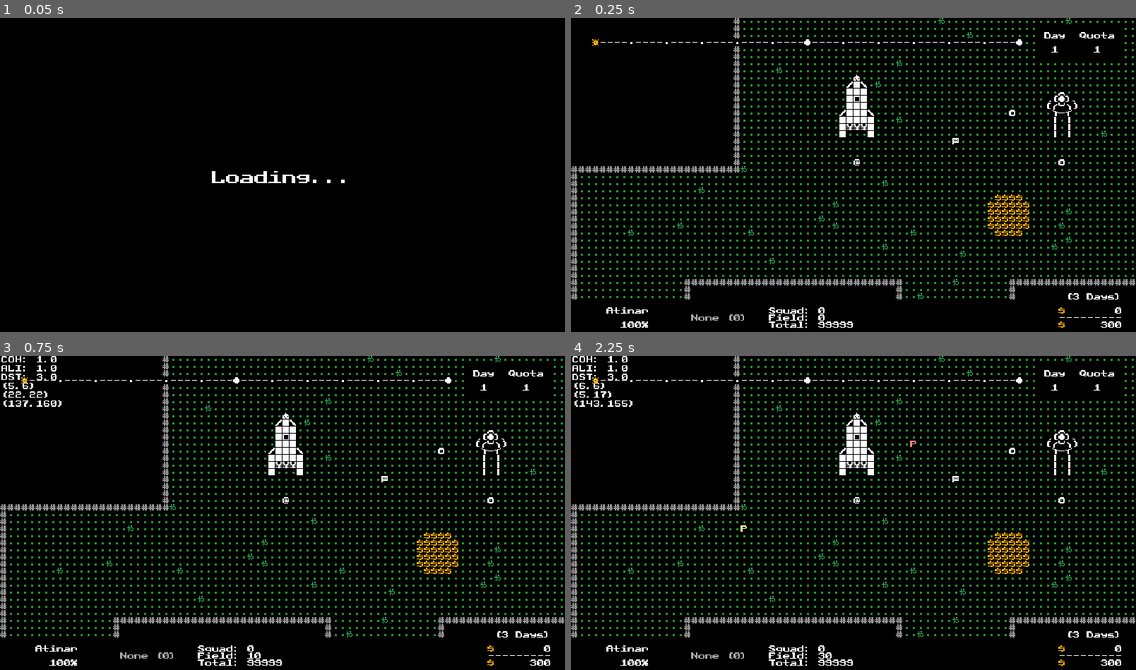
Above: before the commit, frames 1-4 (two rows, left to right).
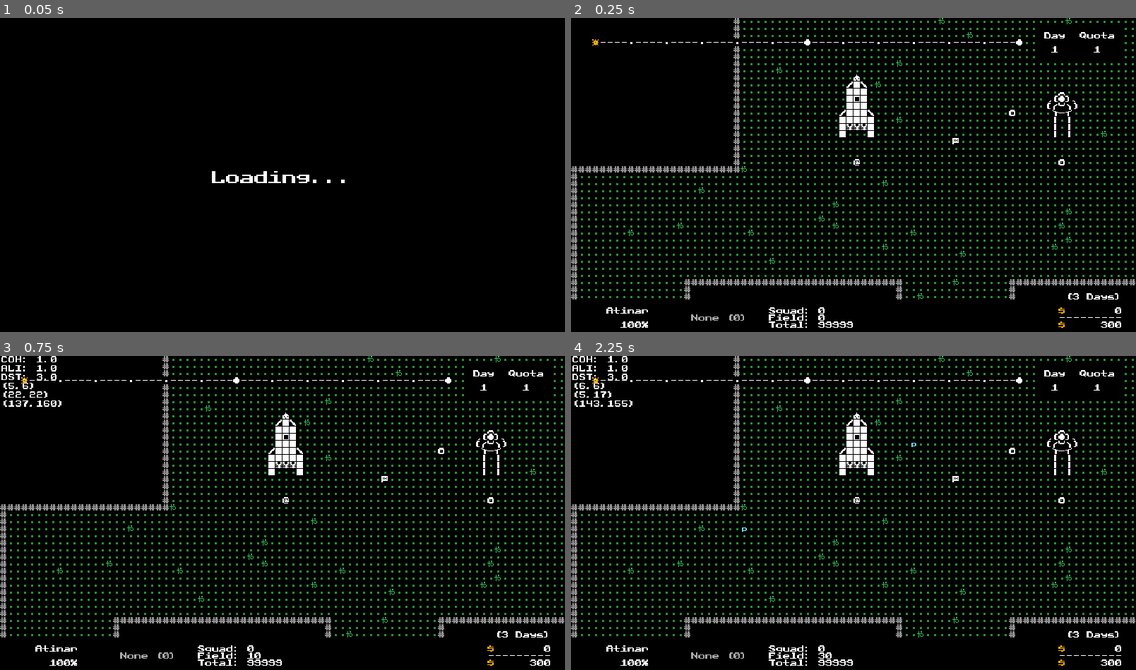
Above: after the commit, the same moments.

Repository: w00tyd00d/Roguemin
Game: Godot game, scene res://prefabs/main.tscn
Same seed, same stepped clock (60 frames per second), same inputs: the game is played once before the commit and once after it.
Inputs (mouse positions are in pixels of both pictures, inside the frame that each line leads up to):
- Up to frame 1 (0.05 s): no input
- Up to frame 2 (0.25 s): no input
- Up to frame 3 (0.75 s): tap Enter (c_confirm) at 0.5 s; drag from (282, 497) to (339, 443) at 0.52 s
- Up to frame 4 (2.25 s): tap Enter (c_confirm) at 1.25, 2 s; drag from (740, 531) to (825, 578) at 1.27 s; move the mouse to (910, 443) at 2.02 s; hold E (c_cycle_right) from 2.03 s (still down); hold Right mouse button (d_right_click) from 2.03 s (still down); tap Z (c_camera) at 2.1 s; click (910, 443) at 2.17 s

Frame 1 is identical in both runs. In frame 2, 0.4% of the frame differs, in the area x 73-82%, y 56-70%; in frame 3, 0.4%; in frame 4, 0.5%, in the area x 30-82%, y 26-70%.
Error after the commit: Parse Error: Cannot infer the type of "vpos" variable because the value doesn't have a set type. (res://scripts/entities/enemy.gd:163)

Commit message:
SpottyRed AI now implemented

Diff:
--- a/prefabs/entities/spotty_red.tscn
+++ b/prefabs/entities/spotty_red.tscn
@@ -6,9 +6,9 @@
 [node name="SpottyRed" instance=ExtResource("1_py6cd")]
 tile_map_data = PackedByteArray("AAAAAAMAAAACAAEAAQAAAAQAAAATAAEAAQABAAIAAAACAAEAAQABAAMAAAACAAEAAgABAAQAAAATAAEAAQACAA …(1136 unchanged characters)…
 script = ExtResource("2_ua3uv")
-sight_range = 8
-wander_distance = 15
-attack_range = 4
+sight_range = 30
+wander_distance = 40
+attack_range = 3
 attack_damage = 15
 maximum_health = 1000
 
--- a/scripts/attack_indicator.gd
+++ b/scripts/attack_indicator.gd
@@ -74,7 +74,7 @@
 func _set_attack_position(pos: Vector2i) -> void:
     set_glyph(pos, Glyph.ATTACK_FG)
     set_background(pos, Glyph.ATTACK_BG)
-    targeted_positions.append(pos)
+    targeted_positions.append(pos + grid_position)
 
 
 func _set_area(circle := false) -> void:
--- a/scripts/enemy_fov.gd
+++ b/scripts/enemy_fov.gd
@@ -109,6 +109,10 @@
     _view_positions[dir].append(pos)
 
 
+func get_view_positions(dir: Direction) -> Array:
+    return _view_positions[dir]
+
+
 func can_see(ent: Entity) -> bool:
     return all_targets.has(ent.grid_position)
 
@@ -122,9 +126,9 @@
     var oct2 : Array = _fovs[entity.facing][1]
     var hist := {}
 
-    for pos in _view_positions[entity.facing]:
-        _compute_octant(oct1, pos, hist)
-        _compute_octant(oct2, pos, hist)
+    for pos: Vector2i in _view_positions[entity.facing]:
+        _compute_octant(oct1, entity.grid_position + pos, hist)
+        _compute_octant(oct2, entity.grid_position + pos, hist)
 
 
 # Compute all visibile cells for one octant of the viewpoint.
--- a/scripts/entities/enemy.gd
+++ b/scripts/entities/enemy.gd
@@ -1,6 +1,12 @@
 class_name Enemy extends MultiTileEntity
 
 ## Base class for all enemies in-game
+
+## The signal fired when the enemy's health changed
+signal health_changed
+
+## The signal fired when the enemy rotates their FOV
+signal facing_changed
 
 ## The type of FOV encoding the enemy will use to assign their view positions
 @export var fov_type : Type.EnemyFov
@@ -24,13 +30,16 @@
         current_health = n
 
 ## The amount of health the enemy currently has.
-var current_health : int
+var current_health : int :
+    set(n):
+        current_health = n
+        health_changed.emit()
 
 ## The current entity the enemy is targeting.
 var target_entity : Entity
 
 ## The current tile the enemy is about to attack.
-var target_tile : Tile : set = prepare_attack
+var target_tile : Tile
 
 ## The dictionary of units that are currently on top of the entity.
 var riding_units := {}
@@ -39,9 +48,9 @@
 var facing : Direction :
     set(dir):
         facing = dir
-        # NOTE: At the moment, we assume all enemies are circular
-        var center := center_from_pos(grid_position + facing.vector)
-        eye_position = center + Vector2i(facing.normalized * radius)
+        _update_eye_position()
+        facing_changed.emit()
+
 
 ## The current cached grid position of the enemy's eyes.
 var eye_position : Vector2i
@@ -103,8 +112,6 @@
 
 func die() -> void:
     buck_units()
-    # Change to death frame
-    # state = State.DEAD
     brain.die()
 
 
@@ -150,9 +157,20 @@
     return null
 
 
+func can_attack(pos: Vector2i, radial := false) -> bool:
+    var limit := attack_range * attack_range if radial else attack_range
+    for dpos in fov.get_view_positions(facing):
+        var vpos := grid_position + dpos
+        if World.distance(vpos, pos, radial, true) <= limit:
+            return true
+    return false
+
+
 func prepare_attack(tile: Tile) -> void:
     target_tile = tile
     attack_indicator.target_tile(tile)
+    # We compensate energy equivalent to 1 step to ensure that target is seen
+    #brain.energy -= STEP_COST
 
 
 func attack_target() -> void:
@@ -172,46 +190,21 @@
     return center_from_pos(grid_position + facing.vector)
 
 
-# func _set_attack_position(pos: Vector2i) -> void:
-#     var dest := pos - grid_position
-#     attack_indicator.grid_position = dest
-
-
-# func _get_attack_position() -> Vector2i:
-#    return attack_indicator.grid_position + grid_position
-
-
-# func _get_attack_area(attack_area: DualMapLayer) -> Array[Tile]:
-#     var res : Array[Tile] = []
-#     for pos in attack_area.get_used_cells():
-#         var apos := _get_attack_position()
-#         res.append(world.get_tile(pos + apos))
-
-#     return res
-
-
-# func _target_in_attack_range() -> bool:
-#     if not target_entity: return false
-#     var dist := grid_position.distance_to(target_entity.grid_position)
-#     return dist <= attack_range + radius
-
-
-# func _check_next_to() -> bool:
-#     if riding_units.size() > 0:
-#         return true
-
-#     for tile in get_all_latch_tiles():
-#         if tile.has_player or tile.has_units:
-#             return true
-
-#     return false
-
-
 func _set_grid_position(pos: Vector2i) -> void:
+    var has_init := position != Vector2()
+
     super(pos)
+
+    if has_init:
+        _update_eye_position()
+
     if quick_info:
         quick_info.grid_position = pos
 
+
+func _update_eye_position() -> void:
+    # NOTE: At the moment, we assume all enemies are circular
+    eye_position = center_from_facing() + Vector2i(facing.normalized * radius)
 
 
 func _assign_view_positions():
--- a/scripts/entities/entity.gd
+++ b/scripts/entities/entity.gd
@@ -1,6 +1,8 @@
 class_name Entity extends DualMapLayer
 
 ## The base class for all entities in the game.
+
+const STEP_COST := Globals.DEFAULT_TURN_COST
 
 var RNG : RandomNumberGenerator :
     get: return GameState.RNG
@@ -34,8 +36,8 @@
 
 # ## The value of time the entity has been synced up to.
 var time : int :
-    set(n): brain.time = n
-    get: return brain.time
+    set(n): if brain: brain.time = n
+    get: return brain.time if brain else 0
 
 # ## The amount of energy points the entity has accumulated.
 # var action_energy := 0
@@ -46,7 +48,7 @@
 
 ## Flag for signaling if the entity can act on this turn.
 var can_act : bool :
-    get: return brain.can_act
+    get: return brain.can_act if brain else true
 
 ## Dictionary of immunities the entity has.
 var _immunities := {}
--- a/scripts/entities/multi_tile_entity.gd
+++ b/scripts/entities/multi_tile_entity.gd
@@ -218,8 +218,7 @@
     # FOR NOW, WE ASSUME ALL RECTS ARE SQUARES
     var size := get_used_rect().size
 
-    @warning_ignore("integer_division")
-    radius = size.x / 2 - 1
+    radius = ceili(size.x / 2.0) - 2
     _is_even = size.x % 2 == 0
 
     _handle_latch_points()
--- a/scripts/entities/spotty_red.gd
+++ b/scripts/entities/spotty_red.gd
@@ -1,6 +1,11 @@
 class_name SpottyRed extends Enemy
 
 ## The most iconic main enemy of the franchise.
+
+const MOVE_SPEED := STEP_COST * 3
+const ROTATE_SPEED := STEP_COST * 2
+const ATTACK_SPEED := STEP_COST * 2
+
 
 static func create() -> SpottyRed:
     return preload("uid://623fckoivhv6").instantiate()
@@ -17,9 +22,5 @@
 
 
 func move_towards(target: Tile) -> bool:
-    var res := super(target)
-
-    if res:
-        turn_towards(target.grid_position)
-
-    return res
+    turn_towards(target.grid_position)
+    return super(target)
--- a/scripts/lib/direction.gd
+++ b/scripts/lib/direction.gd
@@ -117,8 +117,14 @@
     if from_dir == to_dir: return from_dir
 
     var size := ALL_VECTORS.size()
-    var right := (to_dir._index - from_dir._index) % size
-    var left := (from_dir._index - to_dir._index) % size
+    var fidx := from_dir._index
+    var tidx := to_dir._index
+
+    var rdest := tidx + size if fidx > tidx else tidx
+    var lstart := fidx + size if fidx < tidx else fidx
+
+    var right := rdest - fidx
+    var left := lstart - tidx
 
     var rot: int
 
--- a/scripts/quick_info.gd
+++ b/scripts/quick_info.gd
@@ -18,13 +18,15 @@
 func _ready() -> void:
     hide()
     GameState.display_quick_info.connect(func(val: bool):
-        print("Woo!")
         if val:
             update()
             show()
             return
         hide()
     )
+
+    enemy.health_changed.connect(_update_health)
+    enemy.facing_changed.connect(_update_direction)
 
 
 func update():
--- a/scripts/states/brain.gd
+++ b/scripts/states/brain.gd
@@ -42,8 +42,8 @@
 
 
 ## Returns the name of the current state.
-func get_state_name() -> String:
-    return state.name
+# func get_state_name() -> String:
+#     return state.name
 
 
 ## Resets [member time] and [member energy] back to 0.
@@ -119,10 +119,10 @@
 func _handle_action() -> bool:
     var res := state.do_action(entity)
 
+    if res.successful or res.energy >= 0:
+        state.use_energy(entity, res.energy)
+
     if res.state != -1:
         change_state(res.state)
 
-    if res.successful or res.energy >= 0:
-        state.use_energy(entity, res.energy)
-
     return res.successful
--- a/scripts/states/spotty_red/spotty_red_attack.gd
+++ b/scripts/states/spotty_red/spotty_red_attack.gd
@@ -16,17 +16,7 @@
 
 # Changes what the cost of the action will be
 func get_cost(_ent: Entity) -> int:
-    return DEFAULT_COST * 2
-
-
-# Changes the rules for when the entity can act
-# func can_act(ent: Entity) -> bool:
-#     return super(ent)
-
-
-# # Changes how energy is consumed from the entity
-# func use_energy(ent: Entity, override := -1) -> void:
-#     super(ent, override)
+    return SpottyRed.ATTACK_SPEED
 
 
 func do_action(_ent: Entity) -> ActionResult:
@@ -44,8 +34,3 @@
             return result(true).new_state(States.SpottyRed.CHASE)
 
     return result(true).new_state(States.SpottyRed.RETURN)
-
-
-# Called when leaving the state
-# func exit(ent: Entity) -> void:
-#     super(ent)
--- a/scripts/states/spotty_red/spotty_red_chase.gd
+++ b/scripts/states/spotty_red/spotty_red_chase.gd
@@ -1,6 +1,4 @@
 class_name SpottyRedChase extends State
-
-const ROTATE_COST := DEFAULT_COST
 
 
 func _init():
@@ -18,7 +16,7 @@
 
 # Changes what the cost of the action will be
 func get_cost(_ent: Entity) -> int:
-    return DEFAULT_COST * 2
+    return SpottyRed.MOVE_SPEED
 
 
 func do_action(_ent: Entity) -> ActionResult:
@@ -41,21 +39,14 @@
     # If target not in fov, rotate towards them.
     if not ent.fov.can_see(tar):
         ent.turn_towards(ent.target_entity.grid_position)
-        return result(true, ROTATE_COST)
-
-    var tar_dist := World.distance(ent.grid_position, tar.grid_position, true)
+        return result(true, SpottyRed.ROTATE_SPEED)
 
     # If target within attack range, we attack.
-    if tar_dist <= ent.attack_range:
+    if ent.can_attack(tar.grid_position, true):
         ent.prepare_attack(tar.current_tile)
-        result(true).new_state(States.SpottyRed.ATTACK)
+        return result(true).new_state(States.SpottyRed.ATTACK)
 
     return result(ent.move_towards(tar.current_tile))
-
-
-# Called when leaving the state
-# func exit(ent: Entity) -> void:
-#     super(ent)
 
 
 # Used only to change target to a more convenient target, not acquire a new one.
--- a/scripts/states/spotty_red/spotty_red_return.gd
+++ b/scripts/states/spotty_red/spotty_red_return.gd
@@ -10,7 +10,7 @@
 
 # Changes what the cost of the action will be
 func get_cost(_ent: Entity) -> int:
-    return DEFAULT_COST * 2
+    return SpottyRed.MOVE_SPEED
 
 
 # Attempts to perform an action to consume energy
@@ -34,6 +34,6 @@
 
     # Turn in place if aren't facing the direction of home
     if ent.turn_towards(ent.spawn_position):
-        return result(true, ROTATE_COST)
+        return result(true, SpottyRed.ROTATE_SPEED)
 
-    return result(ent.move_toward(ent.spawn_tile))
+    return result(ent.move_towards(ent.spawn_tile))
--- a/scripts/states/spotty_red/spotty_red_wake_up.gd
+++ b/scripts/states/spotty_red/spotty_red_wake_up.gd
@@ -6,7 +6,7 @@
 
 
 func get_cost(_ent: Entity) -> int:
-    return DEFAULT_COST * 3
+    return SpottyRed.MOVE_SPEED
 
 
 func do_action(_ent: Entity) -> ActionResult:
--- a/scripts/world/debug_viewport.gd
+++ b/scripts/world/debug_viewport.gd
@@ -15,16 +15,16 @@
 
     ])
 
+    # Add mouse coordinates
     debug_string += "\n({0},{1})\n({2},{3})\n({4},{5})".format([
         chunk_pos.x, chunk_pos.y,
         grid_pos.x % Globals.CHUNK_SIZE.x, grid_pos.y % Globals.CHUNK_SIZE.y,
         grid_pos.x, grid_pos.y
     ])
 
-    # if room: debug_str += "\nRoom {0}".format([room.id])
-    # if tile:
-    #     debug_str += "\n{0}".format([tile.flow_field_value])
-    #     debug_str += "\n{0}".format([tile.distance_from_wall])
+    var ent := tile.get_first_entity()
+    if ent:
+        debug_string += "\n{0}".format([ent.brain.state.name])
 
     GameState.update_debug_info.emit(debug_string)
 
--- a/scripts/world/factory/world_populator.gd
+++ b/scripts/world/factory/world_populator.gd
@@ -26,6 +26,8 @@
 
 
 func generate_treasure(world: World) -> void:
+    if debug_mode: return
+
     _verify_treasure_placement(world, LargeTreasure, 20)
     _verify_treasure_placement(world, MediumTreasure, 5)
     _verify_treasure_placement(world, SmallTreasure, 10)
